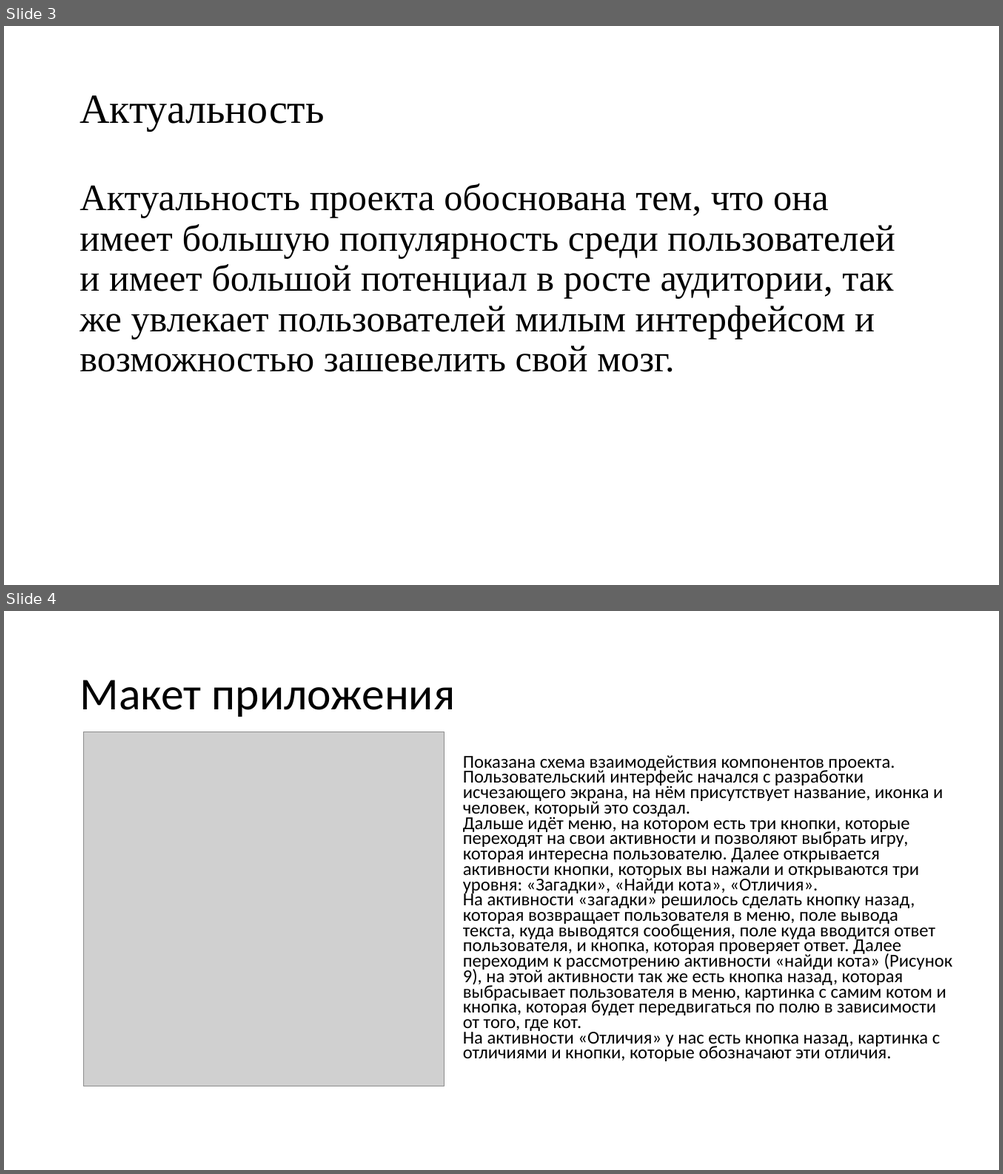
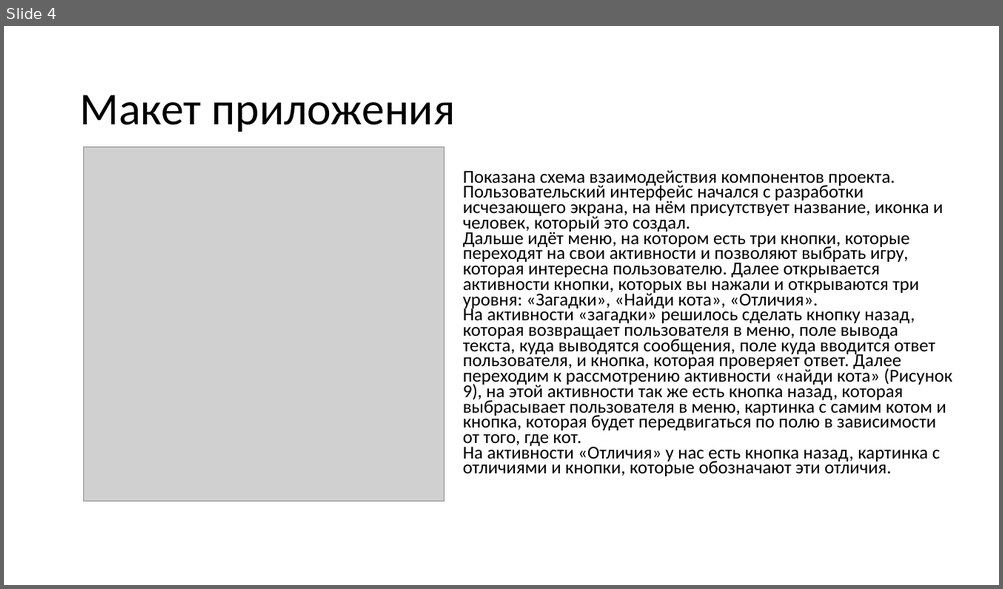
Before and after one commit to myKotik/Puzzles, a slide deck: Project/Презентация к курсовому проекту.pptx. Shown one above the other, each under a label of ours: slides 3 and 4 before the commit, slide 4 after it. The pictures are 1003x1174 and 1003x589 pixels, drawn with LibreOffice and Linux fonts; fonts in the diff are those of the drawing; grey boxes stand for pictures. Boxes give left, top, right and bottom in pixels: in the first picture for what was removed or moved away, otherwise in the second. Text is boxed around its words. In the diff, an @@ line names an element or a change of style, - is before the commit and + after.

```diff
--- a/Project/Презентация к курсовому проекту.pptx
+++ b/Project/Презентация к курсовому проекту.pptx
@@ slide 3 removed at (4, 26, 999, 585), background #FFFFFF @@
@@ title removed at (79, 96, 324, 131) @@
-Актуальность
@@ text removed at (79, 184, 894, 372) @@
-Актуальность проекта обоснована тем, что она имеет большую популярность среди пользователей и имеет большой потенциал в росте аудитории, так же увлекает пользователей милым интерфейсом и возможностью зашевелить свой мозг.
```
Also in this commit, not shown: 2 slides changed, 1 slide added.
